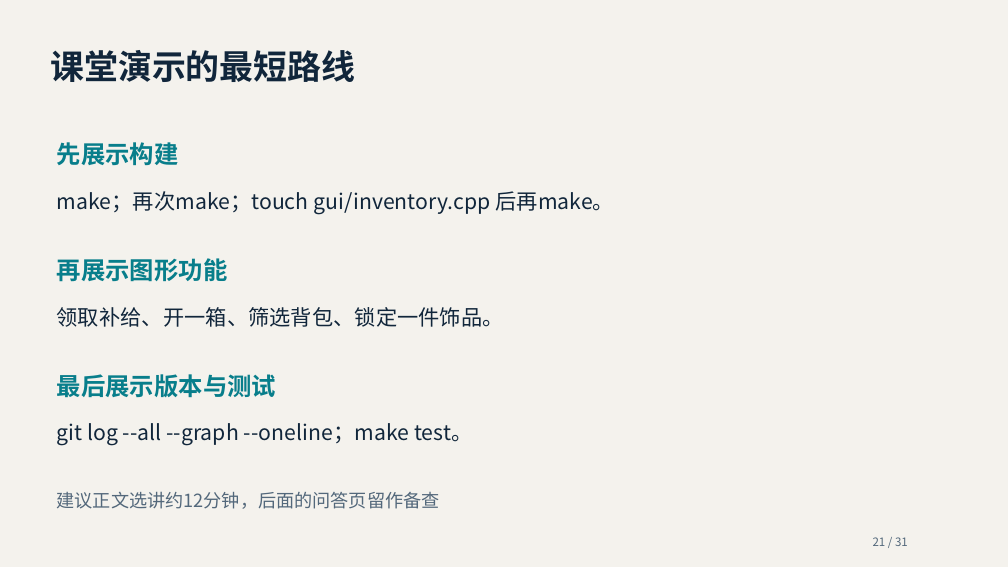
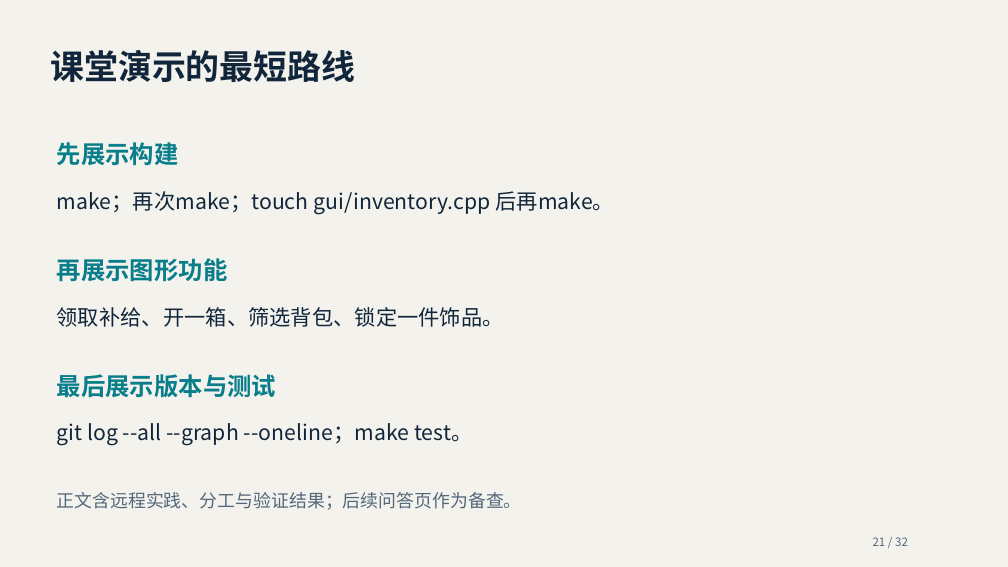
Before and after one commit to shanshiang32/arsenal-linux, a slide deck: slide 21 of docs/submission/arsenal-linux-presentation-revised.pptx. Drawn at 1008x567 pixels with LibreOffice and Linux fonts; fonts in the diff are those of the drawing. Boxes give left, top, right and bottom in pixels: in the first picture for what was removed or moved away, otherwise in the second. Text is boxed around its words. In the diff, an @@ line names an element or a change of style, - is before the commit and + after.

```diff
--- a/docs/submission/arsenal-linux-presentation-revised.pptx
+++ b/docs/submission/arsenal-linux-presentation-revised.pptx
@@ text at <box>57,492,522,510</box>: text changed; size 17.2 to 17 pt @@
-建议正文选讲约12分钟，后面的问答页留作备查
+正文含远程实践、分工与验证结果；后续问答页作为备查。
@@ text at <box>873,537,908,546</box>: text changed @@
-21 / 31
+21 / 32
```
Also in this commit, not shown: 30 other slides changed, 1 slide added, 8 other files.
